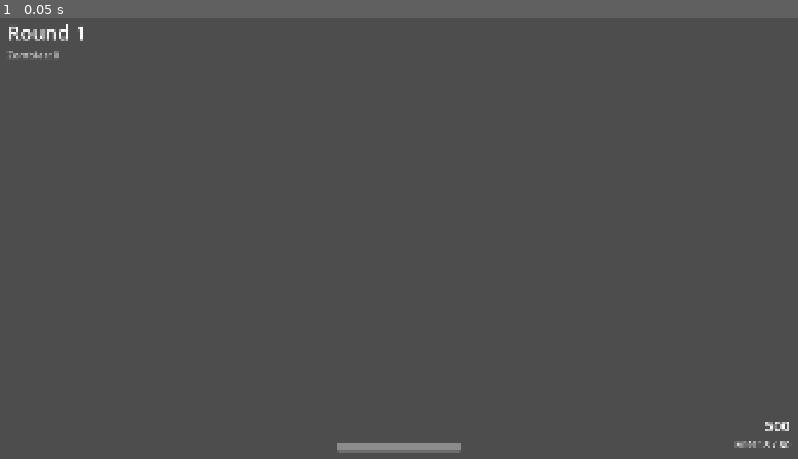
Above: before the commit, frame 1.
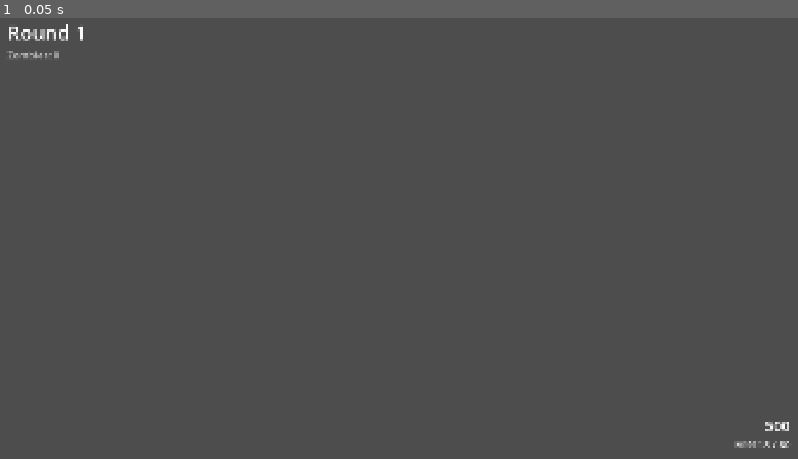
Above: after the commit, the same moment.

Repository: ruapotato/Zombies-vs-Humans
Game: Godot game, scene res://scenes/main/game.tscn
Same seed, same stepped clock (60 frames per second), same inputs: the game is played once before the commit and once after it. This scene is started directly instead of the project's main scene.
Inputs:
- Up to frame 1 (0.05 s): no input

The runs differ from the first frame. In frame 1, 0.3% of the frame differs, in the area x 42-58%, y 96-99%.

Commit message:
feat: remove health bar, use CoD-style red screen only
Co-Authored-By: Claude Opus 4.5 <noreply@anthropic.com>

Diff:
--- a/scenes/ui/hud.tscn
+++ b/scenes/ui/hud.tscn
@@ -156,21 +156,6 @@
 text = ""
 horizontal_alignment = 1
 
-[node name="HealthBar" type="ProgressBar" parent="."]
-layout_mode = 1
-anchors_preset = 7
-anchor_left = 0.5
-anchor_top = 1.0
-anchor_right = 0.5
-anchor_bottom = 1.0
-offset_left = -150.0
-offset_top = -40.0
-offset_right = 150.0
-offset_bottom = -20.0
-grow_horizontal = 2
-grow_vertical = 0
-value = 100.0
-show_percentage = false
 
 [node name="AnnouncementLabel" type="Label" parent="."]
 layout_mode = 1
--- a/scripts/ui/hud_controller.gd
+++ b/scripts/ui/hud_controller.gd
@@ -9,7 +9,6 @@
 @onready var weapon_name: Label = $BottomRight/WeaponInfo/WeaponName
 @onready var ammo_label: Label = $BottomRight/WeaponInfo/AmmoLabel
 @onready var interaction_prompt: Label = $Center/InteractionPrompt
-@onready var health_bar: ProgressBar = $HealthBar
 @onready var announcement_label: Label = $AnnouncementLabel
 @onready var damage_overlay: ColorRect = $DamageOverlay
 @onready var downed_overlay: ColorRect = $DownedOverlay
@@ -108,18 +107,9 @@
 	_show_announcement("ROUND %d COMPLETE" % round_number, Color.GREEN)
 
 
-func _on_health_changed(new_health: int, max_health: int) -> void:
-	health_bar.max_value = max_health
-	health_bar.value = new_health
-
-	# Color based on health
-	var health_percent := float(new_health) / float(max_health)
-	if health_percent > 0.5:
-		health_bar.modulate = Color.GREEN
-	elif health_percent > 0.25:
-		health_bar.modulate = Color.YELLOW
-	else:
-		health_bar.modulate = Color.RED
+func _on_health_changed(_new_health: int, _max_health: int) -> void:
+	# Health bar removed - using CoD-style red screen instead
+	pass
 
 
 func _on_damage_intensity_changed(intensity: float) -> void:
